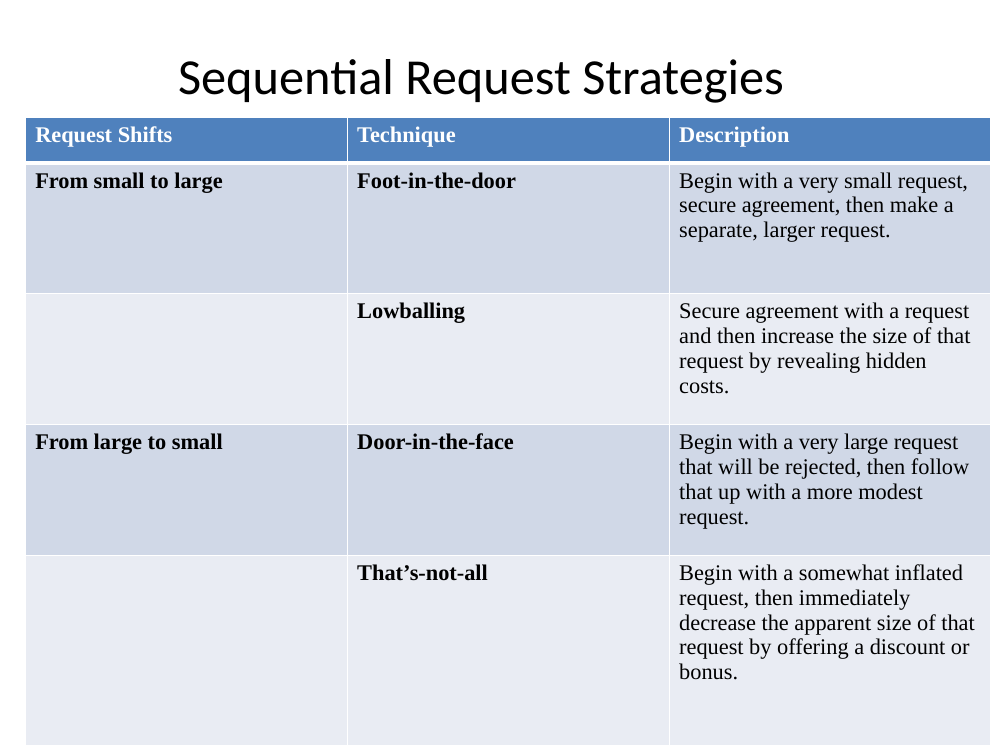
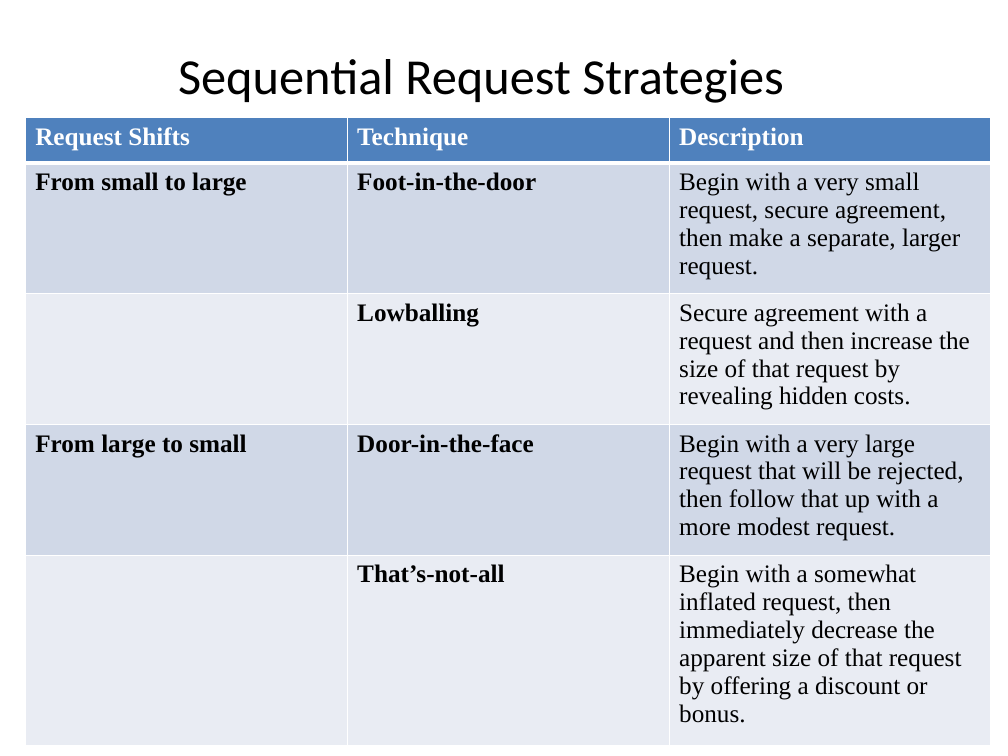
Before and after one commit to npm27/Teaching-Materials, a slide deck: slide 21 of Social Psych/Slides/8 Conformity.pptx (slide 22 before the commit). Drawn at 1008x756 pixels with LibreOffice and Linux fonts; fonts in the diff are those of the drawing. Boxes give left, top, right and bottom in pixels: in the first picture for what was removed or moved away, otherwise in the second. Text is boxed around its words. In the diff, an @@ line names an element or a change of style, - is before the commit and + after.

```diff
--- a/Social Psych/Slides/8 Conformity.pptx
+++ b/Social Psych/Slides/8 Conformity.pptx
@@ table at [25, 118, 990, 748] @@
@@ size 16 to 18 pt @@
```
Also in this commit, not shown: 5 other slides changed, 1 slide added, 5 slides removed, 1 other file.
